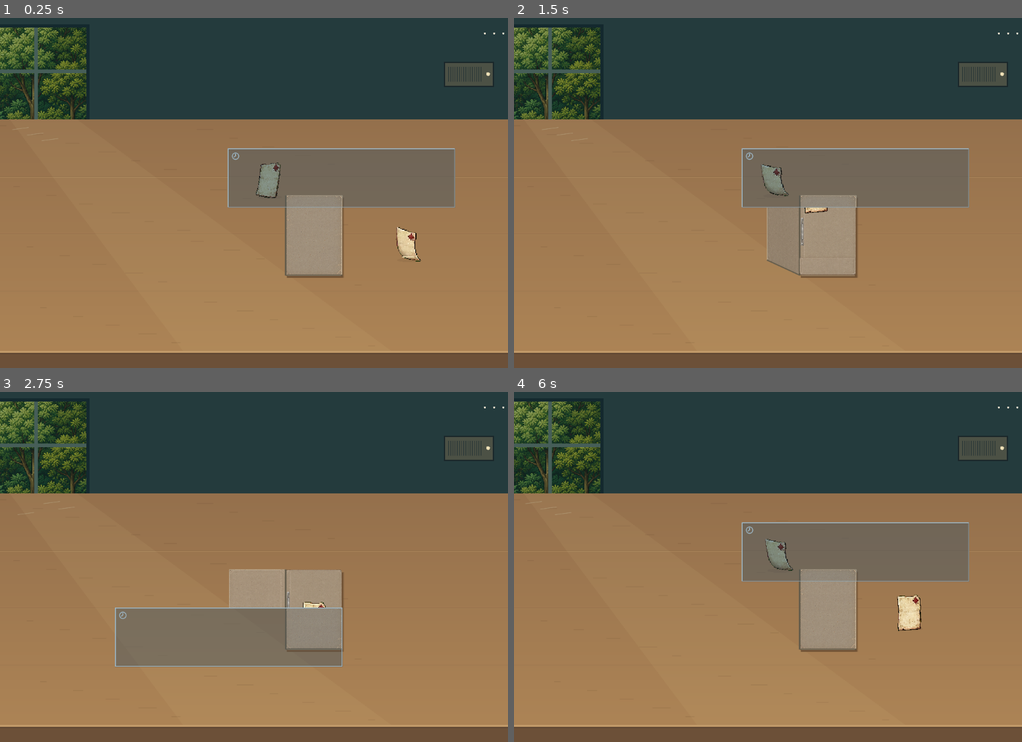
Above: before the commit, frames 1-4 (two rows, left to right).
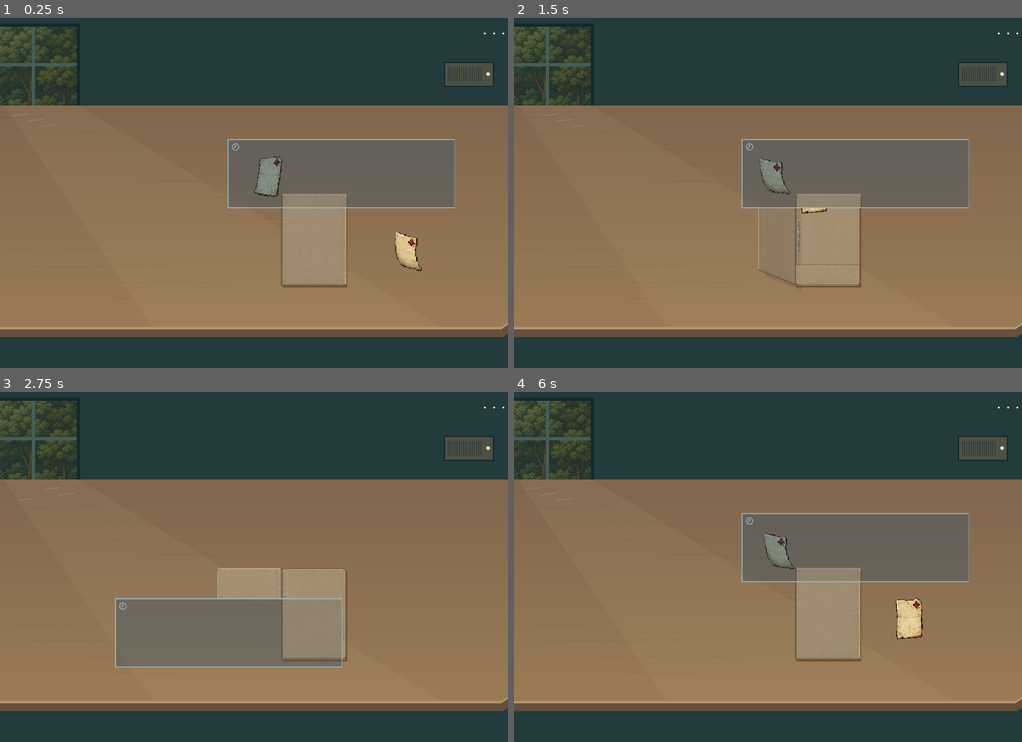
Above: after the commit, the same moments.

Repository: zhu607705-coder/7-55
Game: Godot game, scene res://scenes/paper_rewind.tscn
The game is run twice, just before and just after one commit, with the same random seed, the same clock (stepped at 60 frames per second) and the same inputs.
Inputs (mouse positions are in pixels of both pictures, inside the frame that each line leads up to; where the layout moved, square brackets give the same spot in the first picture):
- Up to frame 1 (0.25 s): no input
- Up to frame 2 (1.5 s): tap Enter at 0.5 s; drag from (935, 249) to (818, 116) at 0.52 s; click (828, 238) [828, 235] at 1.25 s
- Up to frame 3 (2.75 s): drag from (340, 553) to (228, 637) at 2.02 s
- Up to frame 4 (6 s): click "···" at 2.75 s; click "重试纸张" at 3.5 s; click "继续纸张" at 4.25 s; click "暂停纸张" at 5 s; click "重置全部" at 5.75 s

The runs differ from the first frame. In frame 1, 21% of the frame differs, in the area x 0-100%, y 2-100%; in frame 2, 21%; in frame 3, 20%; in frame 4, 21%.

Commit message:
Focus the desk close-up with coherent light and readable touch markers

Diff:
--- a/godot_native/samples/paper_rewind/scripts/paper_grip.gd
+++ b/godot_native/samples/paper_rewind/scripts/paper_grip.gd
@@ -7,6 +7,7 @@
 signal activated
 var held := false
 var touch_held := false
+var keyboard_focus_visible := false
 
 func _ready() -> void:
 	focus_mode = Control.FOCUS_ALL
@@ -16,7 +17,7 @@
 
 func _draw() -> void:
 	# Keyboard focus gets a small open underline, not another enclosing frame.
-	if has_focus() and not held and not touch_held:
+	if keyboard_focus_visible and has_focus() and not held and not touch_held:
 		var p := size*0.5+Vector2(0,28)
 		draw_line(p-Vector2(12,0),p+Vector2(12,0),Color("eee0b6"),2,true)
 
--- a/godot_native/samples/paper_rewind/scripts/paper_rewind_stage.gd
+++ b/godot_native/samples/paper_rewind/scripts/paper_rewind_stage.gd
@@ -32,6 +32,8 @@
 var _folder_elapsed := 0.0
 const INTERACTION := Color("eee0b6")
 const HISTORY := Color("9db8c8")
+const FOLDER_LIGHT := Color(1.0,0.98,0.92,1.0)
+const PAPER_LIGHT := Color(0.97,0.95,0.89,1.0)
 var _projection := Vector2.ONE
 var _world_offset := Vector2.ZERO
 var _world_scale := 1.0
@@ -66,9 +68,9 @@
 
 func _layout() -> void:
 	# Perspective is composed for the device, not a letterboxed landscape panel.
-	_projection = Vector2(size.x / 960.0, size.y * 0.30 / 133.0)
+	_projection = Vector2(size.x / 960.0, size.y * 0.35 / 133.0)
 	_world_scale = minf(_projection.x, _projection.y)
-	_world_offset = Vector2(0, size.y * 0.35 - 170.0 * _projection.y)
+	_world_offset = Vector2(0, size.y * 0.32 - 170.0 * _projection.y)
 	if folder_button:
 		folder_button.position = folder_leaf_rect().position
 		folder_button.size = folder_leaf_rect().size
@@ -170,7 +172,7 @@
 	return minf(clampf(size.x / 390.0, 0.82, 1.6), size.y / 650.0)
 
 func paper_extent() -> Vector2:
-	return Vector2(64,74) * art_scale()
+	return Vector2(72,84) * art_scale()
 
 func folder_leaf_rect() -> Rect2:
 	# Align the receiving edge with the very first swept contact, not with an
@@ -194,44 +196,47 @@
 	# Camera remains isotropic for every physical object. Layout changes positions,
 	# never the shape of a folder, notebook, window or sheet.
 	var unit := art_scale()
-	var top := size.y * 0.29
+	var top := size.y * 0.25
 	c.draw_rect(Rect2(-shift,size),Color("243b3d"))
-	var window := Rect2(Vector2(-18,18)*unit-shift,Vector2(178,190)*unit)
+	var window := Rect2(Vector2(-12,16)*unit-shift,Vector2(154,164)*unit)
 	c.draw_rect(window.grow(6*unit),Color("14292e"))
 	c.draw_rect(window,Color("849b91"))
 	# Existing campus foliage, cropped in the renderer (source bytes untouched).
 	# Crop contains no chroma-key pixels and uses the same aspect as this window.
-	c.draw_texture_rect_region(WINDOW_CANOPY,window,Rect2(575,340,370,395),Color(0.64,0.72,0.63,1))
-	c.draw_rect(window,Color(0.21,0.32,0.29,0.24))
-	c.draw_rect(Rect2(window.position+Vector2(81,0)*unit,Vector2(7,190)*unit),Color("465e58"))
-	c.draw_rect(Rect2(window.position+Vector2(0,78)*unit,Vector2(178,7)*unit),Color("465e58"))
-	c.draw_rect(Rect2(window.position+Vector2(-3,190)*unit,Vector2(190,10)*unit),Color("839188"))
+	c.draw_texture_rect_region(WINDOW_CANOPY,window,Rect2(575,340,370,395),Color(0.48,0.52,0.47,1))
+	c.draw_rect(window,Color(0.27,0.31,0.29,0.50))
+	c.draw_rect(Rect2(window.position+Vector2(71,0)*unit,Vector2(6,164)*unit),Color("465e58"))
+	c.draw_rect(Rect2(window.position+Vector2(0,68)*unit,Vector2(154,6)*unit),Color("465e58"))
+	c.draw_rect(Rect2(window.position+Vector2(-3,164)*unit,Vector2(166,8)*unit),Color("63756b"))
 	var radio := Rect2(Vector2(size.x-116*unit,84*unit)-shift,Vector2(88,42)*unit)
 	c.draw_rect(radio.grow(3),Color("1b282b"))
 	c.draw_rect(radio,Color("4c5145"))
 	for i: int in range(16): c.draw_line(radio.position+Vector2(6+i*4,7)*unit,radio.position+Vector2(6+i*4,34)*unit,Color("273536"),unit,true)
 	c.draw_circle(radio.position+Vector2(79,20)*unit,3.5*unit,Color("69766c") if broadcast_quiet else INTERACTION)
-	# Close tabletop extends out of the camera; a bevel retains believable thickness.
-	for i: int in range(80):
-		var y := top + (size.y-top)*i/80.0
-		var col := Color("94704c").lerp(Color("ae8556"),float(i)/80.0)
-		c.draw_rect(Rect2(Vector2(0,y)-shift,Vector2(size.x,(size.y-top)/80.0+1)),col)
-	for board: int in range(4):
-		var y := lerpf(top,size.y-36*unit,board/4.0)
-		if board > 0:
-			c.draw_line(Vector2(0,y)-shift,Vector2(size.x,y)-shift,Color(0.24,0.16,0.10,0.22),unit)
-			c.draw_line(Vector2(0,y+unit)-shift,Vector2(size.x,y+unit)-shift,Color(0.94,0.79,0.55,0.17),unit)
-		for mark: int in range(11):
-			var x := fmod(mark*71.0+board*29.0,maxf(1,size.x))
-			var grain_y := y+12*unit+fmod(mark*19.0+board*7.0,maxf(1,(size.y-top)/4-24*unit))
-			var length := (12+posmod(mark*7,23))*unit
-			c.draw_line(Vector2(x,grain_y).round()-shift,Vector2(minf(size.x,x+length),grain_y).round()-shift,Color(0.29,0.19,0.12,0.10),unit)
-	# Thin lit bevel over a darker front face. Shadows follow the upper-left window.
-	var edge_y := size.y-32*unit
-	c.draw_rect(Rect2(Vector2(0,edge_y)-shift,Vector2(size.x,4*unit)),Color("c19a69"))
-	c.draw_rect(Rect2(Vector2(0,edge_y+4*unit)-shift,Vector2(size.x,28*unit)),Color("6c5038"))
-	c.draw_line(Vector2(0,edge_y+6*unit)-shift,Vector2(size.x,edge_y+6*unit)-shift,Color("503e2f"),unit)
-	c.draw_colored_polygon(PackedVector2Array([Vector2(18*unit,top)-shift,Vector2(143*unit,top)-shift,Vector2(size.x*0.77,edge_y)-shift,Vector2(size.x*0.36,edge_y)-shift]),Color(0.98,0.91,0.65,0.055))
+	# One continuous wood surface: long, low-contrast fibres, not UI separators.
+	# The near edge ends before the frame, exposing thickness and the space below.
+	var edge_y := size.y-76*unit
+	for i: int in range(72):
+		var y := top + (edge_y-top)*i/72.0
+		var col := Color("80664d").lerp(Color("9b7b56"),float(i)/72.0)
+		c.draw_rect(Rect2(Vector2(0,y)-shift,Vector2(size.x,(edge_y-top)/72.0+1)),col)
+	for grain: int in range(12):
+		var start_x := -32*unit + fmod(grain*83.0,maxf(1,size.x*0.58))
+		var baseline := lerpf(top+18*unit,edge_y-22*unit,grain/12.0)
+		var length := minf(size.x-start_x,(110+posmod(grain*37,190))*unit)
+		var points := PackedVector2Array()
+		for point_index: int in range(18):
+			var amount := point_index/17.0
+			var y := baseline + (sin(amount*PI*1.3+grain*0.8)*3.0+amount*4.0)*unit
+			points.append(Vector2(start_x+length*amount,y).round()-shift)
+		c.draw_polyline(points,Color(0.28,0.19,0.13,0.085),unit,false)
+	# Broad window light is quiet; the paper, rather than foliage, is the highlight.
+	c.draw_colored_polygon(PackedVector2Array([Vector2(8*unit,top)-shift,Vector2(145*unit,top)-shift,Vector2(size.x*0.87,edge_y)-shift,Vector2(size.x*0.30,edge_y)-shift]),Color(0.98,0.91,0.71,0.045))
+	var bevel := PackedVector2Array([Vector2(0,edge_y)-shift,Vector2(size.x-12*unit,edge_y)-shift,Vector2(size.x,edge_y-8*unit)-shift,Vector2(size.x,edge_y-4*unit)-shift,Vector2(size.x-12*unit,edge_y+4*unit)-shift,Vector2(0,edge_y+4*unit)-shift])
+	c.draw_colored_polygon(bevel,Color("b29670"))
+	var front := PackedVector2Array([Vector2(0,edge_y+4*unit)-shift,Vector2(size.x-12*unit,edge_y+4*unit)-shift,Vector2(size.x,edge_y-4*unit)-shift,Vector2(size.x,edge_y+12*unit)-shift,Vector2(size.x-12*unit,edge_y+20*unit)-shift,Vector2(0,edge_y+20*unit)-shift])
+	c.draw_colored_polygon(front,Color("66503b"))
+	c.draw_line(Vector2(0,edge_y+20*unit)-shift,Vector2(size.x-12*unit,edge_y+20*unit)-shift,Color(0.10,0.13,0.12,0.55),3*unit)
 	if not reduced_motion:
 		for i: int in range(3):
 			var p := Vector2(20+fmod(environment_time*27+i*32,120),top+22+i*12)-shift
@@ -252,7 +257,7 @@
 		c.draw_rect(Rect2(base.position+Vector2(2,4)*unit,base.size+Vector2(2,1)*unit),Color(0.15,0.10,0.06,0.16))
 		c.draw_rect(Rect2(base.position+Vector2(2,5)*unit,base.size),Color("6f5134"))
 		if folder_base:
-			c.draw_texture_rect(folder_base,base,false)
+			c.draw_texture_rect(folder_base,base,false,FOLDER_LIGHT)
 		else:
 			c.draw_rect(base,Color("c8a06a"))
 			c.draw_rect(base.grow(-5*unit),Color("ddc08a"))
@@ -260,6 +265,11 @@
 		# Genuine two-leaf folder: the cover turns around its long spine, not a
 		# shape-swap or a vertically stretched rectangle.
 		var cover := PackedVector2Array([Vector2(hinge_x,base.position.y),Vector2(edge_x,base.position.y-lift),Vector2(edge_x,base.end.y-lift),Vector2(hinge_x,base.end.y)])
+		if opened > 0.04 and absf(cos(angle)) > 0.015:
+			var cover_shadow := PackedVector2Array()
+			var offset := Vector2(3+sin(angle)*10,4+sin(angle)*9)*unit
+			for point: Vector2 in cover: cover_shadow.append(point+offset)
+			c.draw_colored_polygon(cover_shadow,Color(0.14,0.11,0.08,0.11))
 		if absf(cos(angle)) > 0.015:
 			var face: Texture2D = folder_inside if opened > 0.5 else folder_cover
 			if face:
@@ -271,7 +281,7 @@
 					texture = face.atlas
 					for index: int in range(uv.size()):
 						uv[index] = (face.region.position+uv[index]*face.region.size)/texture.get_size()
-				var shade := Color.WHITE.darkened(sin(angle)*0.14)
+				var shade := FOLDER_LIGHT.darkened(sin(angle)*0.18)
 				c.draw_polygon(cover,PackedColorArray([shade]),uv,texture)
 			else:
 				c.draw_colored_polygon(cover,Color("b58a51").lerp(Color("d6b67d"),opened))
@@ -291,7 +301,7 @@
 		var y := base.position.y+base.size.y*folder_pocket_start
 		if folder_base:
 			var texture_size := folder_base.get_size()
-			c.draw_texture_rect_region(folder_base,Rect2(Vector2(base.position.x,y),Vector2(base.size.x,base.size.y*(1.0-folder_pocket_start))),Rect2(Vector2(0,texture_size.y*folder_pocket_start),Vector2(texture_size.x,texture_size.y*(1.0-folder_pocket_start))))
+			c.draw_texture_rect_region(folder_base,Rect2(Vector2(base.position.x,y),Vector2(base.size.x,base.size.y*(1.0-folder_pocket_start))),Rect2(Vector2(0,texture_size.y*folder_pocket_start),Vector2(texture_size.x,texture_size.y*(1.0-folder_pocket_start))),FOLDER_LIGHT)
 			return
 		c.draw_colored_polygon(PackedVector2Array([Vector2(base.position.x,y+6*unit),Vector2(base.end.x,y),base.end,Vector2(base.position.x,base.end.y)]),Color("c29a60"))
 		c.draw_line(Vector2(base.position.x,y+6*unit),Vector2(base.end.x,y),Color("ead09e"),1.5*unit,true)
@@ -314,9 +324,9 @@
 	var settle := 1.0
 	if grounded and model.catch_time >= 0 and collect < 0:
 		settle = clampf((paper_time-model.catch_time)/Model.SETTLE_DURATION,0.0,1.0)
-	var shadow_offset := lerpf(22.0,2.0,settle) if grounded else 30.0
+	var shadow_offset := lerpf(18.0,1.5,settle) if grounded else 28.0
 	shadow_offset += lift*16.0
-	var shadow_center := center + Vector2(2,shadow_offset)*scale
+	var shadow_center := center + Vector2(3,shadow_offset)*scale
 	c.draw_set_transform(shadow_center,0,Vector2(1,0.16))
 	c.draw_circle(Vector2.ZERO,23.0*scale,Color(0.12,0.09,0.07,(0.12 if grounded else 0.07)*tint.a))
 	c.draw_set_transform(Vector2.ZERO)
@@ -328,7 +338,7 @@
 	if collect >= 0: angle = -0.12*lift if not reduced_motion else 0.0
 	if not grounded and collect < 0 and not recorded: extent *= 1.0-grip_amount*0.035
 	c.draw_set_transform(center,angle)
-	c.draw_texture_rect(FLIGHT[frame],Rect2(-extent*0.5,extent),false,tint)
+	c.draw_texture_rect(FLIGHT[frame],Rect2(-extent*0.5,extent),false,tint if recorded else tint*PAPER_LIGHT)
 	c.draw_set_transform(Vector2.ZERO)
 
 func _paint_record(canvas: CanvasItem) -> void:
--- a/godot_native/samples/paper_rewind/scripts/paper_rewind_view.gd
+++ b/godot_native/samples/paper_rewind/scripts/paper_rewind_view.gd
@@ -392,6 +392,8 @@
 	get_viewport().set_input_as_handled()
 
 func _input(event: InputEvent) -> void:
+	if stage and (event is InputEventKey or event is InputEventMouseButton or event is InputEventScreenTouch):
+		stage.paper_grip.keyboard_focus_visible = event is InputEventKey
 	# Scene objects own independent fingers. Only secondary menu controls share
 	# a mouse bridge. Global touch-to-mouse emulation is disabled in this project.
 	if (event is InputEventMouseButton or event is InputEventMouseMotion) and event.device == -1:
--- a/godot_native/samples/paper_rewind/tests/capture_paper_rewind.gd
+++ b/godot_native/samples/paper_rewind/tests/capture_paper_rewind.gd
@@ -59,7 +59,7 @@
 	root.add_child(overlay)
 	var history_start: Vector2 = view.stage.history_window.get_global_rect().get_center()
 	var history_end := history_start + Vector2(-135,30)
-	var history_park := Vector2(history_start.x, root.size.y * 0.18)
+	var history_park := Vector2(history_start.x, root.size.y * 0.165)
 	var last_history := history_start
 	var last_paper := Vector2.ZERO
 	var folder := Vector2.ZERO
@@ -132,8 +132,13 @@
 		if current_frame > marker.until:
 			continue
 		var color := Color("eee7d7")
-		overlay.draw_circle(marker.point,18,Color(color,0.08))
-		overlay.draw_arc(marker.point,18,0,TAU,40,Color(color,0.70),1.5,true)
-		overlay.draw_string(font,marker.point + Vector2(-4,6),str(id + 1),HORIZONTAL_ALIGNMENT_LEFT,-1,18,color)
+		# Neutral evidence markers remain readable over both paper and dark history.
+		# The number sits outside the sheet, not on its focal stamp or crease.
+		var dark := Color(0.13,0.17,0.16,0.8)
+		overlay.draw_arc(marker.point,18,0,TAU,40,dark,3.5,true)
+		overlay.draw_arc(marker.point,18,0,TAU,40,Color(color,0.85),1.5,true)
+		var label_point: Vector2 = marker.point+Vector2(22,-18)
+		overlay.draw_string(font,label_point+Vector2(1,1),str(id+1),HORIZONTAL_ALIGNMENT_LEFT,-1,18,dark)
+		overlay.draw_string(font,label_point,str(id+1),HORIZONTAL_ALIGNMENT_LEFT,-1,18,color)
 	var bottom := float(root.size.y)
 	overlay.draw_string(font,Vector2(12,bottom - 12),"自动双触点 · 非物理手机",HORIZONTAL_ALIGNMENT_LEFT,root.size.x - 24,14,Color("d3ded4"))
--- a/godot_native/samples/paper_rewind/tests/test_paper_rewind_input.gd
+++ b/godot_native/samples/paper_rewind/tests/test_paper_rewind_input.gd
@@ -176,6 +176,8 @@
 		check(physical_page.intersects(view.stage.open_folder_surface_rect()), "First logical catch visibly touches an actual open folder leaf at " + str(dimensions))
 		check(view.stage.folder_leaf_rect().has_point(view.stage.world_to_local(Model.REST_POINT)), "Resting paper is on the visible accepting page at " + str(dimensions))
 		check(is_equal_approx(view.stage.folder_leaf_rect().size.y / view.stage.folder_leaf_rect().size.x, sqrt(2.0)), "Folder retains physical A4 proportions at " + str(dimensions))
+		check(Rect2(Vector2.ZERO,view.stage.size).encloses(view.stage.open_folder_surface_rect().grow(4*view.stage.art_scale())), "Larger open folder and its edge stay entirely inside camera at " + str(dimensions))
+		check(view.stage.folder_button.get_rect().is_equal_approx(view.stage.folder_leaf_rect()), "Folder input surface uses the same new camera geometry at " + str(dimensions))
 		for paper_time: float in [0.0, 1.2, 4.8, 6.5, 7.8]:
 			view.model.time = paper_time
 			var preview: Rect2 = view.stage.thumb_preview_rect()
